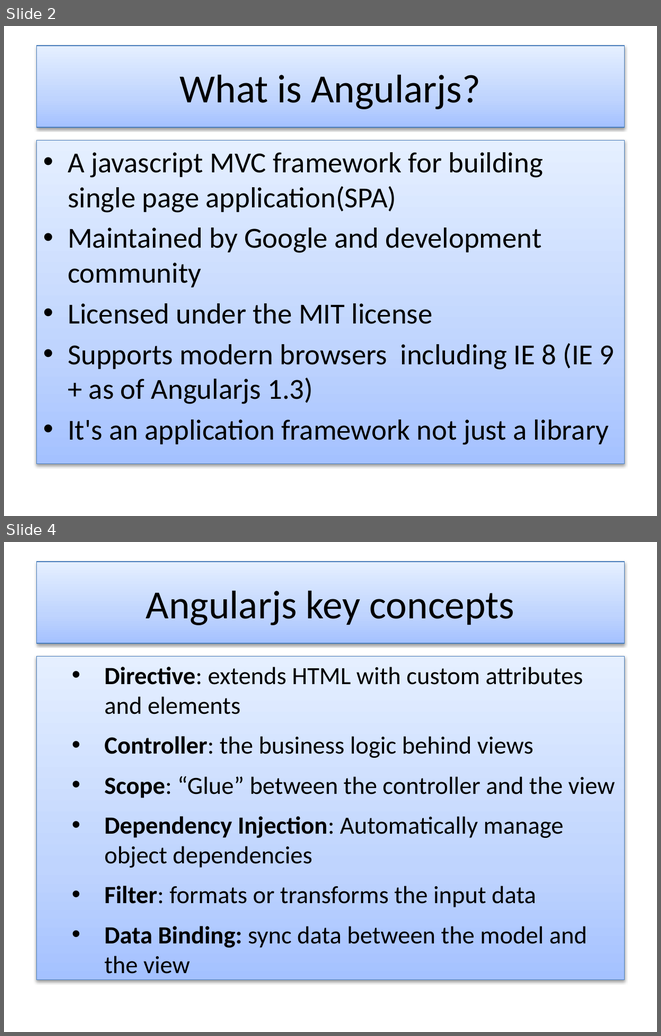
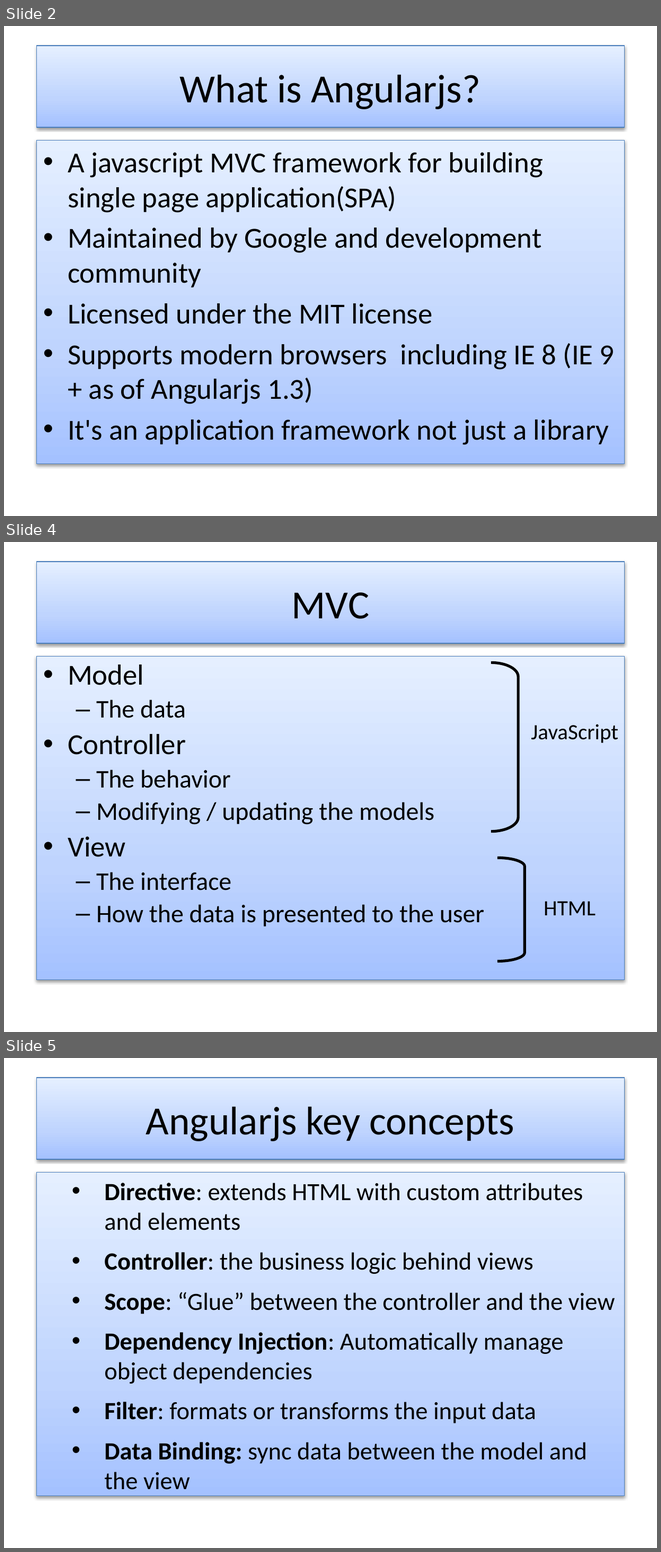
Before and after one commit to kirankasa/angularjs-samples, a slide deck: Introduction to Angularjs.pptx. Shown one above the other, each under a label of ours: slides 2 and 4 before the commit, slides 2, 4 and 5 after it; the slides between them are not shown. The pictures are 661x1036 and 661x1552 pixels, drawn with LibreOffice and Linux fonts; fonts in the diff are those of the drawing. Boxes give left, top, right and bottom in pixels: in the first picture for what was removed or moved away, otherwise in the second. Text is boxed around its words. In the diff, an @@ line names an element or a change of style, - is before the commit and + after.

```diff
--- a/Introduction to Angularjs.pptx
+++ b/Introduction to Angularjs.pptx
@@ slide 4 added at box(4, 542, 657, 1032), background #FFFFFF @@
@@ title added at box(37, 562, 624, 643), fill gradient #A4C4FF to #BFD4FF to #E6EEFF, outline #4B7EBC 0.75 pt, 44 pt, text #000000 @@
+MVC
@@ text added at box(37, 656, 624, 979), fill gradient #A4C4FF to #BFD4FF to #E6EEFF, outline #4B7EBC 0.75 pt, 28 pt, text #000000 @@
+• Model
+  – The data
+• Controller
+  – The behavior
+  – Modifying / updating the models
+• View
+  – The interface
+  – How the data is presented to the user
@@ right bracket added at box(491, 663, 519, 831), outline #000000 3 pt @@
@@ text added at box(531, 724, 618, 743), 24 pt, text #000000 @@
+JavaScript
@@ right bracket added at box(497, 857, 525, 961), outline #000000 3 pt @@
@@ text added at box(544, 901, 595, 915), 24 pt, text #000000 @@
+HTML
@@ what was slide 4 is now slide 5 @@
```
Also in this commit, not shown: 3 slides changed, 1 other slide added.
